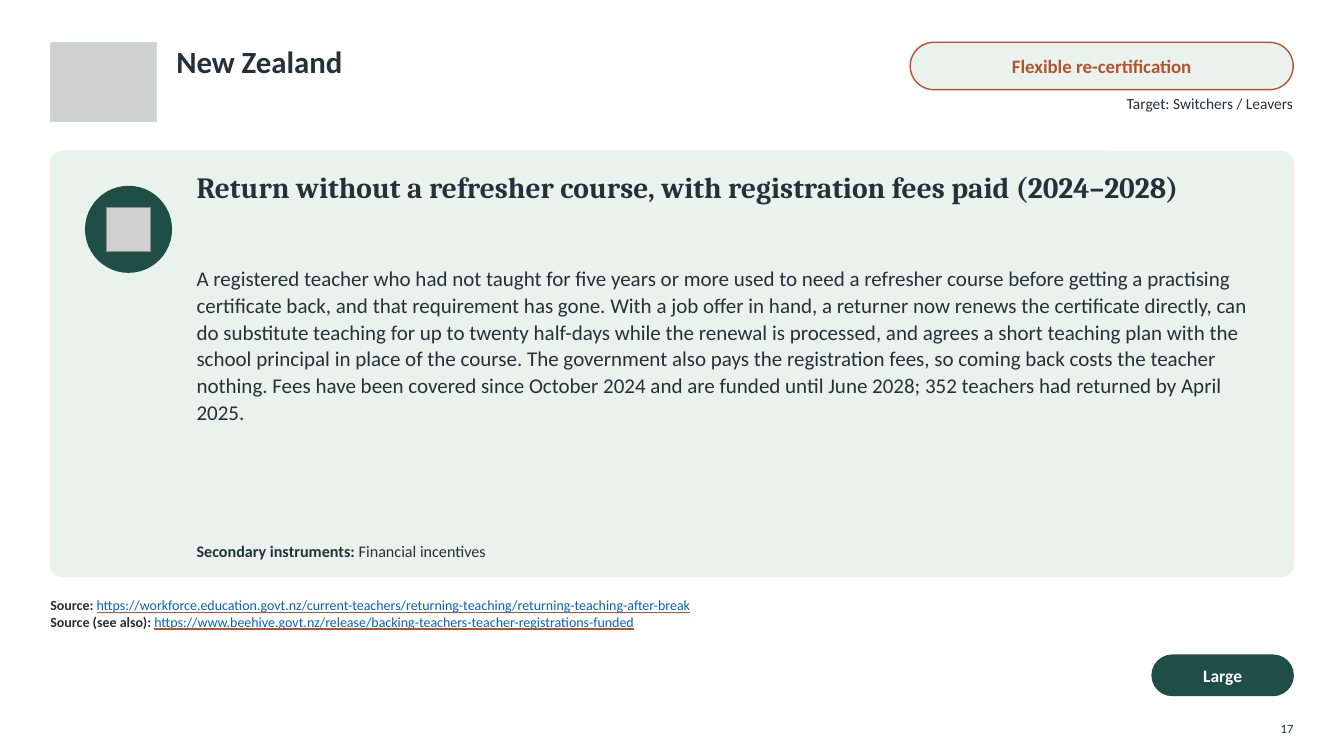
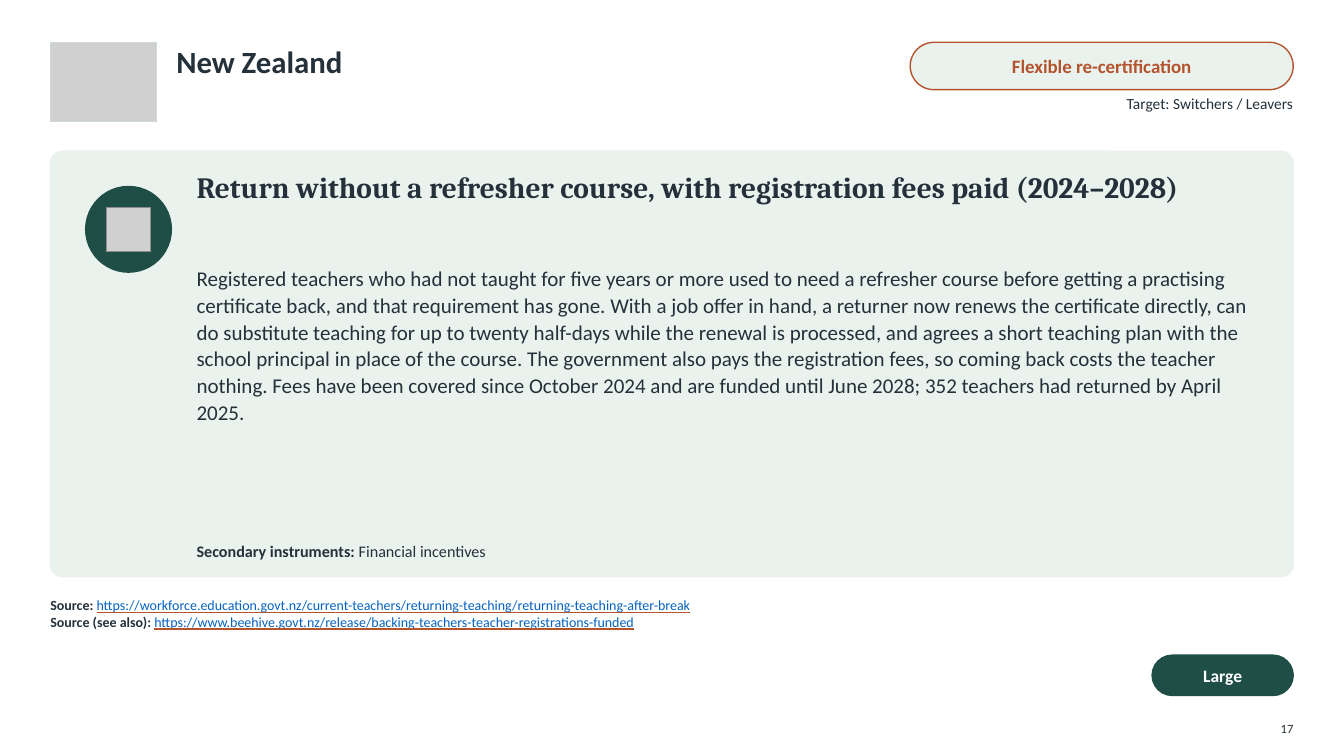
Before and after one commit to jedr1-ship-it/Alternative-Pathways----Quant, a slide deck: slide 17 of policies/Re-attracting_Former_Teachers.pptx. Drawn at 1344x756 pixels with LibreOffice and Linux fonts; fonts in the diff are those of the drawing; grey boxes stand for pictures. Boxes give left, top, right and bottom in pixels: in the first picture for what was removed or moved away, otherwise in the second. Text is boxed around its words. In the diff, an @@ line names an element or a change of style, - is before the commit and + after.

```diff
--- a/policies/Re-attracting_Former_Teachers.pptx
+++ b/policies/Re-attracting_Former_Teachers.pptx
@@ text at box(197, 271, 1247, 420): text changed @@
-A registered teacher who had not taught for five years or more used to need a refresher course before getting a practising certificate back, and that requirement has gone. With a job offer in hand, a returner now renews the certificate directly, can do substitute teaching for up to twenty half-days while the renewal is processed, and agrees a short teaching plan with the school principal in place of the course. The government also pays the registration fees, so coming back costs the teacher nothing. Fees have been covered since October 2024 and are funded until June 2028; 352 teachers had returned by April 2025.
+Registered teachers who had not taught for five years or more used to need a refresher course before getting a practising certificate back, and that requirement has gone. With a job offer in hand, a returner now renews the certificate directly, can do substitute teaching for up to twenty half-days while the renewal is processed, and agrees a short teaching plan with the school principal in place of the course. The government also pays the registration fees, so coming back costs the teacher nothing. Fees have been covered since October 2024 and are funded until June 2028; 352 teachers had returned by April 2025.
```
Also in this commit, not shown: 12 other slides changed, 2 other files.
